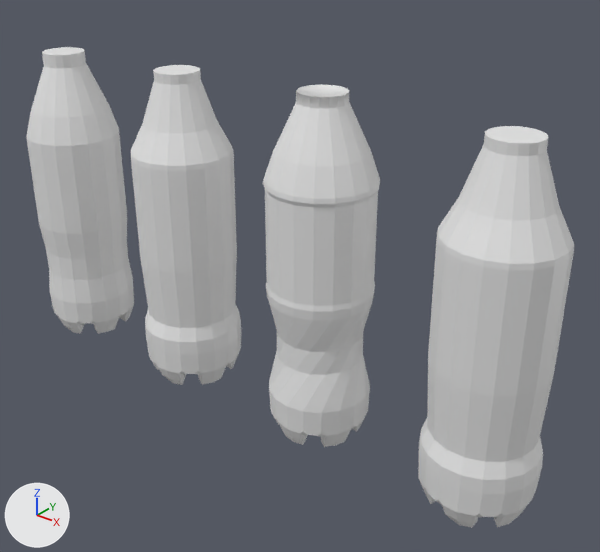
One commit to the FBX model Assets/3D Models/Fanta-Cola-Sprite Inside.fbx: the scene before it, then after it.
Camera for both pictures: a 50 mm camera at (0.678, -0.632, 0.571) aimed at (0.155, 0.022, 0.166). Lighting does not change. The marker at lower left points along +X, +Y and +Z. Where no turn or scale is listed for an object, it has been applied to the vertices.

Before the edit, the objects in view are built like this:
```python
me_mesh_001 = bpy.data.meshes.new('Mesh.001')
me_mesh_001.from_pydata(...)  # 373 vertices, 373 faces; spans x -0.061..0.061, y -0.059..0.059, z 0.0..0.377
me_mesh_001.materials.append(mat_transparent)  # white #e7e7e7
me_mesh_002 = bpy.data.meshes.new('Mesh.002')
me_mesh_002.from_pydata(...)  # 355 vertices, 355 faces; spans x -0.058..0.058, y -0.057..0.057, z 0.0..0.373
me_mesh_002.materials.append(mat_transparent)  # white #e7e7e7
me_mesh_003 = bpy.data.meshes.new('Mesh.003')
me_mesh_003.from_pydata(...)  # 427 vertices, 427 faces; spans x -0.059..0.059, y -0.058..0.058, z 0.0..0.384
me_mesh_003.materials.append(mat_transparent)  # white #e7e7e7
me_mesh_004 = bpy.data.meshes.new('Mesh.004')
me_mesh_004.from_pydata(...)  # 373 vertices, 373 faces; spans x -0.061..0.061, y -0.059..0.059, z 0.0..0.377
me_mesh_004.materials.append(mat_transparent)  # white #e7e7e7
ob_cola_inside = bpy.data.objects.new('Cola Inside', me_mesh_002)
ob_cola_inside.location = (-0.2, 0.0, 0.0)
ob_fanta_inside = bpy.data.objects.new('Fanta Inside', me_mesh_003)
ob_fanta_inside.location = (0.2, 0.0, 0.0)
ob_jermuk_inside = bpy.data.objects.new('Jermuk Inside', me_mesh_004)
ob_jermuk_inside.location = (0.4, 0.0, 0.0)
ob_sprite_inside = bpy.data.objects.new('Sprite Inside', me_mesh_001)
ob_sprite_inside.location = (0.0, 0.0, 0.0)
```
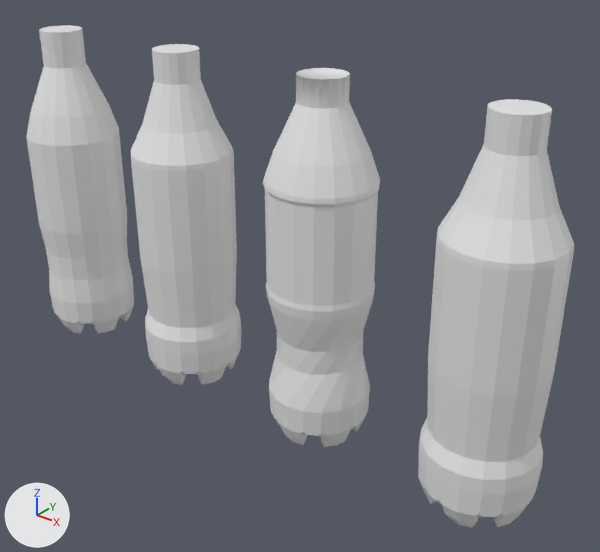
Commit message: - Final Inside Bottle

Where the newer file only moved an object's origin or applied its transform, the numbers keep the older frame.

What differs and where, as boxes (x1, y1, x2, y2) in the pictures (600 x 552 px; the box of a moved part takes in the faces that stretch with it):
'Jermuk Inside', reshaped (7% taller): before (418, 126, 574, 528); after (418, 99, 574, 528)
'Fanta Inside', reshaped: before (263, 85, 380, 447); after (263, 68, 380, 447)
'Sprite Inside', reshaped (7% taller): before (131, 65, 241, 385); after (131, 44, 241, 385)
'Cola Inside', reshaped (8% taller): before (26, 47, 134, 334); after (26, 25, 134, 334)
part 1 of me_mesh_003, moved or reshaped: before (296, 85, 350, 109); after (296, 68, 350, 109)
part 2 of me_mesh_002, moved or reshaped: before (42, 47, 86, 68); after (39, 25, 86, 68)
part 3 of me_mesh_001, moved or reshaped: before (153, 65, 201, 85); after (152, 44, 201, 85)
part 4 of me_mesh_004, moved or reshaped: before (484, 126, 548, 156); after (484, 99, 552, 156)

What changed in the scene script:
```text
Change me_mesh_001:
    where me_mesh_001.from_pydata(...)  # 373 vertices, 373 faces; spans x -0.061..0.061, y -0.059..0.059, z 0.0..0.377
    used by ob_sprite_inside; location = (0.0, 0.0, 0.0)
    me_mesh_001 part 3: all 18 vertices in x -0.026..0.026, y -0.025..0.025, z 0.377 are moved by (0.0, 0.0, 0.023)
Change me_mesh_002:
    where me_mesh_002.from_pydata(...)  # 355 vertices, 355 faces; spans x -0.058..0.058, y -0.057..0.057, z 0.0..0.373
    used by ob_cola_inside; location = (-0.2, 0.0, 0.0)
    me_mesh_002 part 2: all 18 vertices in x -0.026..0.026, y -0.025..0.025, z 0.373 are moved by (0.0, 0.0, 0.027)
Change me_mesh_003:
    where me_mesh_003.from_pydata(...)  # 427 vertices, 427 faces; spans x -0.059..0.059, y -0.058..0.058, z 0.0..0.384
    used by ob_fanta_inside; location = (0.2, 0.0, 0.0)
    me_mesh_003 part 1: all 18 vertices in x -0.026..0.026, y -0.025..0.025, z 0.384 are moved by (0.0, 0.0, 0.016)
Change me_mesh_004:
    where me_mesh_004.from_pydata(...)  # 373 vertices, 373 faces; spans x -0.061..0.061, y -0.059..0.059, z 0.0..0.377
    used by ob_jermuk_inside; location = (0.4, 0.0, 0.0)
    me_mesh_004 part 4: all 18 vertices in x -0.026..0.026, y -0.025..0.025, z 0.377 are moved by (0.0, 0.0, 0.023)
```
